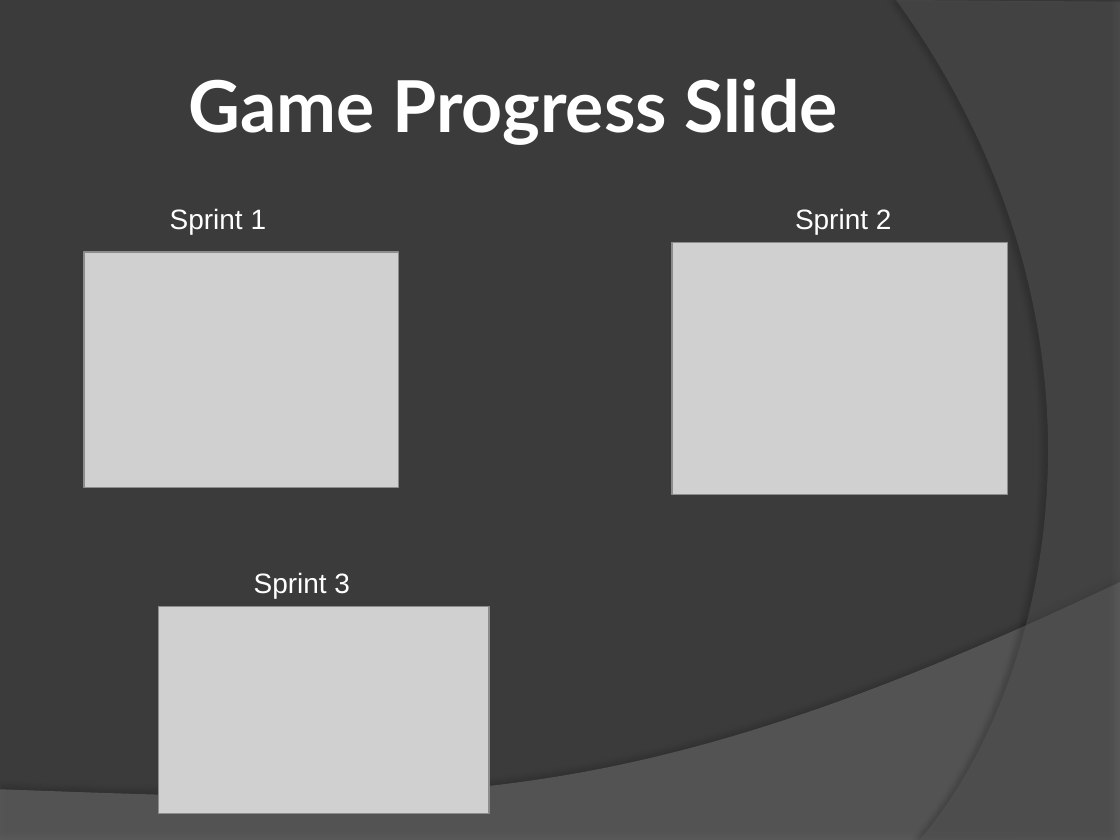
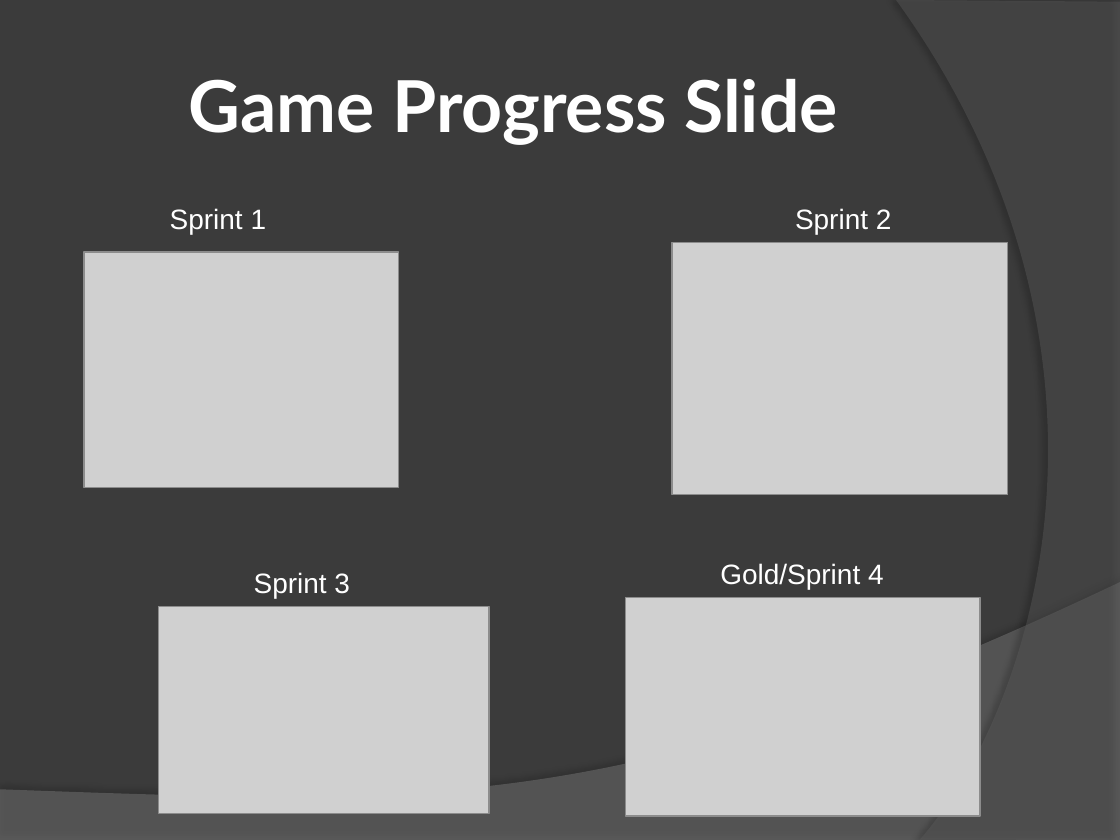
Before and after one commit to FiveFourFive/battle-cars, a slide deck: slide 4 of Trunk/Battle Cars.pptx. Drawn at 1120x840 pixels with LibreOffice and Linux fonts; fonts in the diff are those of the drawing; grey boxes stand for pictures. Boxes give left, top, right and bottom in pixels: in the first picture for what was removed or moved away, otherwise in the second. Text is boxed around its words. In the diff, an @@ line names an element or a change of style, - is before the commit and + after.

```diff
--- a/Trunk/Battle Cars.pptx
+++ b/Trunk/Battle Cars.pptx
@@ text added at bbox=[720, 563, 884, 589], 18 pt, text #FFFFFF @@
+Gold/Sprint 4
@@ picture added at bbox=[625, 597, 980, 815] @@
```
Also in this commit, not shown: 5 other slides changed.
